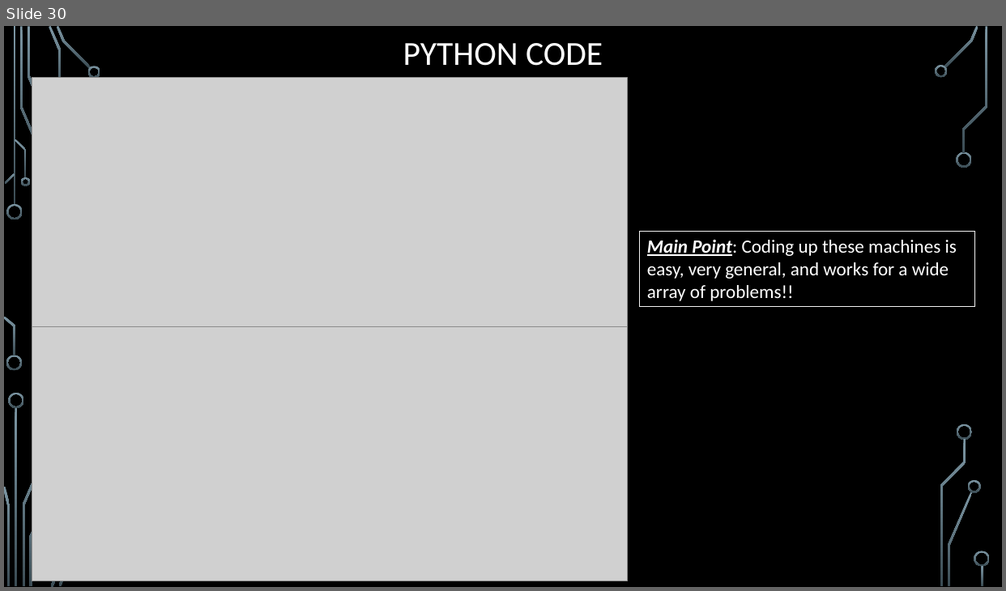
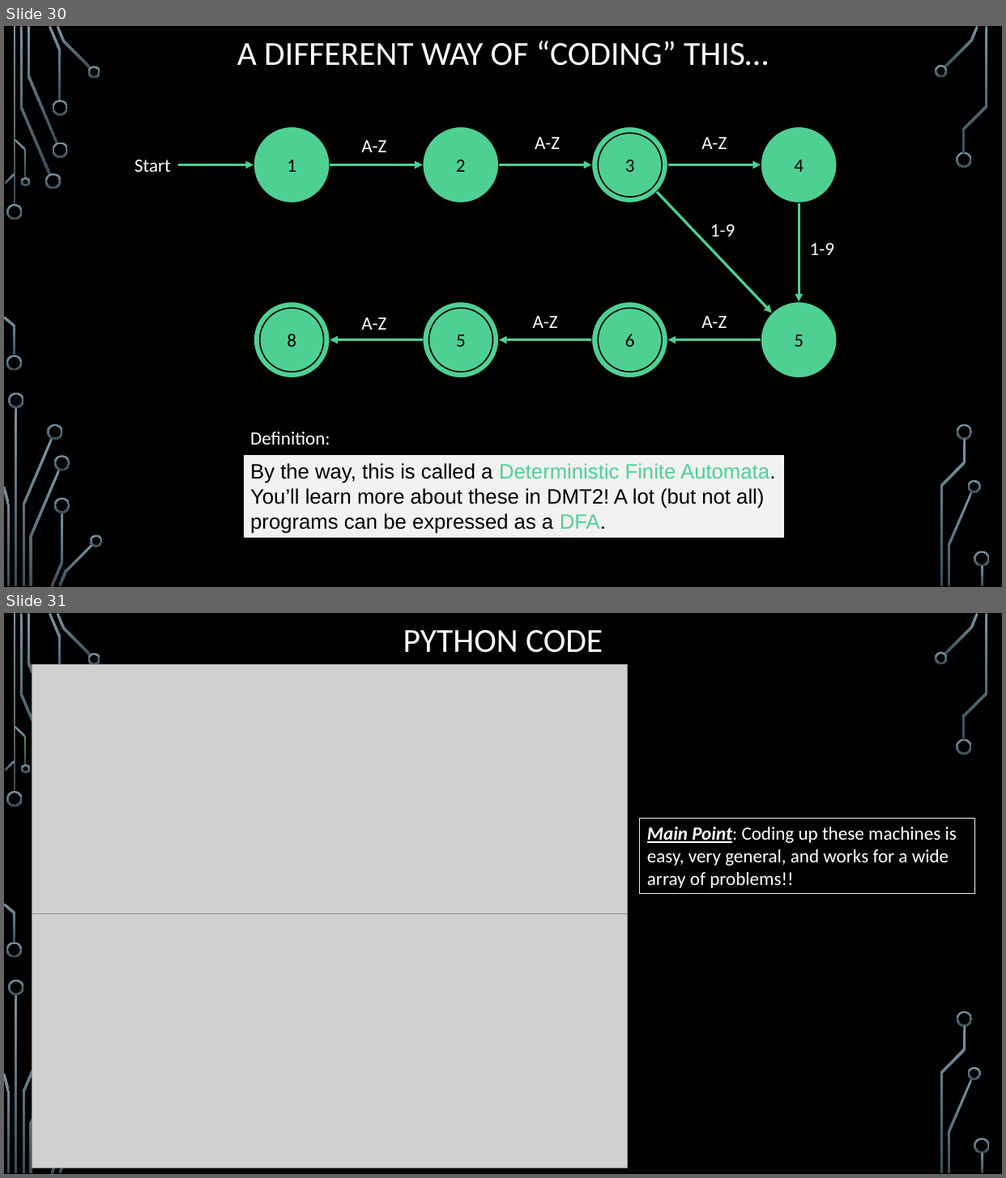
Before and after one commit to markfloryan/dsa2, a slide deck: slides/06-3-Hardness.pptx. Shown one above the other, each under a label of ours: slide 30 before the commit, slides 30 and 31 after it. The pictures are 1006x591 and 1006x1178 pixels, drawn with LibreOffice and Linux fonts; fonts in the diff are those of the drawing; grey boxes stand for pictures; background and template pictures are left out. Boxes give left, top, right and bottom in pixels: in the first picture for what was removed or moved away, otherwise in the second. Text is boxed around its words. In the diff, an @@ line names an element or a change of style, - is before the commit and + after.

```diff
--- a/slides/06-3-Hardness.pptx
+++ b/slides/06-3-Hardness.pptx
@@ slide 30 added at <box>4,26,1002,587</box>, background picture (left out); not listed: 29 template elements that a slide beside it also shows @@
@@ title added at <box>237,41,768,66</box>, 32.4 pt, text #FFFFFF @@
+A DIFFERENT WAY OF “CODING” THIS…
@@ group added at <box>134,127,837,378</box>: 12 ellipses, 9 arrows, 9 texts @@
+1
+2
+3
+4
+8
+7
+6
+5
+3
+6
+5
+8
+A-Z
+A-Z
+A-Z
+A-Z
+A-Z
+A-Z
+1-9
+1-9
+Start
@@ text added at <box>250,432,330,445</box>, 18 pt, text #FFFFFF @@
+Definition:
@@ rectangle added at <box>243,455,785,538</box>, fill #F2F2F2, outline #000000 0.75 pt, 20 pt, text #000000 @@
+By the way, this is called a Deterministic Finite Automata. You’ll learn more about these in DMT2! A lot (but not all) programs can be expressed as a DFA.
@@ group added at <box>45,100,103,547</box>: 7 freeform shapes @@
@@ what was slide 30 is now slide 31 @@
```
Also in this commit, not shown: 1 slide changed, 5 other slides added, 1 slide removed, 6 other files.
